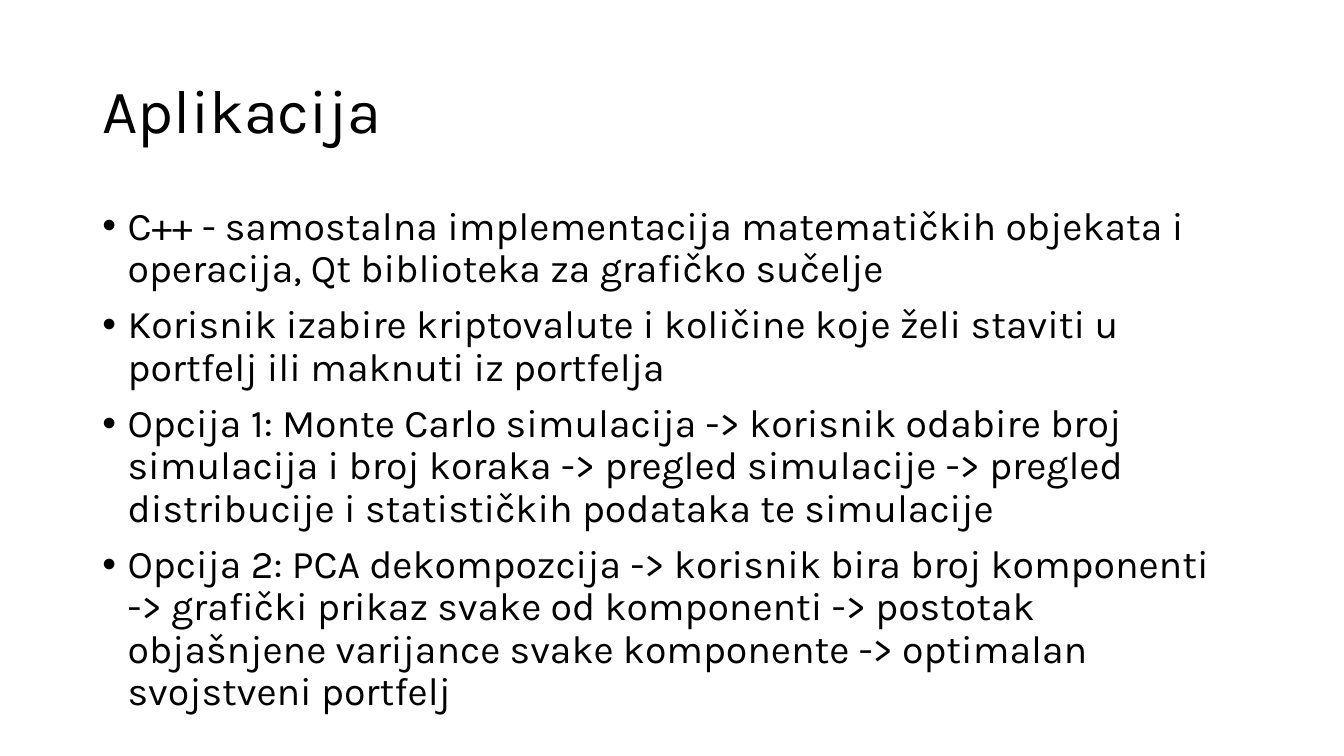
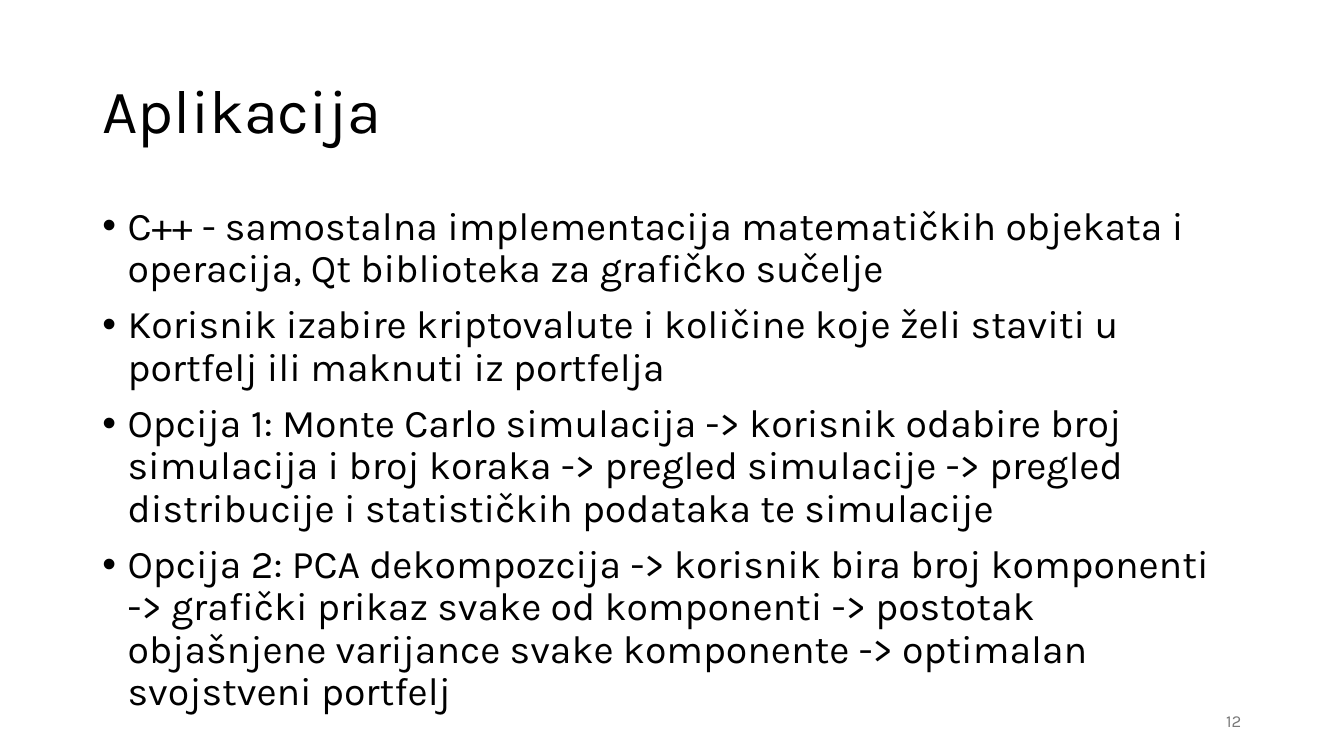
Before and after one commit to IvanDzanija/PortfolioSimulator, a slide deck: slide 12 of Preza.pptx (slide 11 before the commit). Drawn at 1344x756 pixels with LibreOffice and Linux fonts; fonts in the diff are those of the drawing. Boxes give left, top, right and bottom in pixels: in the first picture for what was removed or moved away, otherwise in the second. Text is boxed around its words. In the diff, an @@ line names an element or a change of style, - is before the commit and + after.

```diff
--- a/Preza.pptx
+++ b/Preza.pptx
@@ page number added at [1226,716,1241,727], 12 pt, text #797979 @@
+12
```
Also in this commit, not shown: 12 other slides changed, 2 slides added, 1 slide removed.
